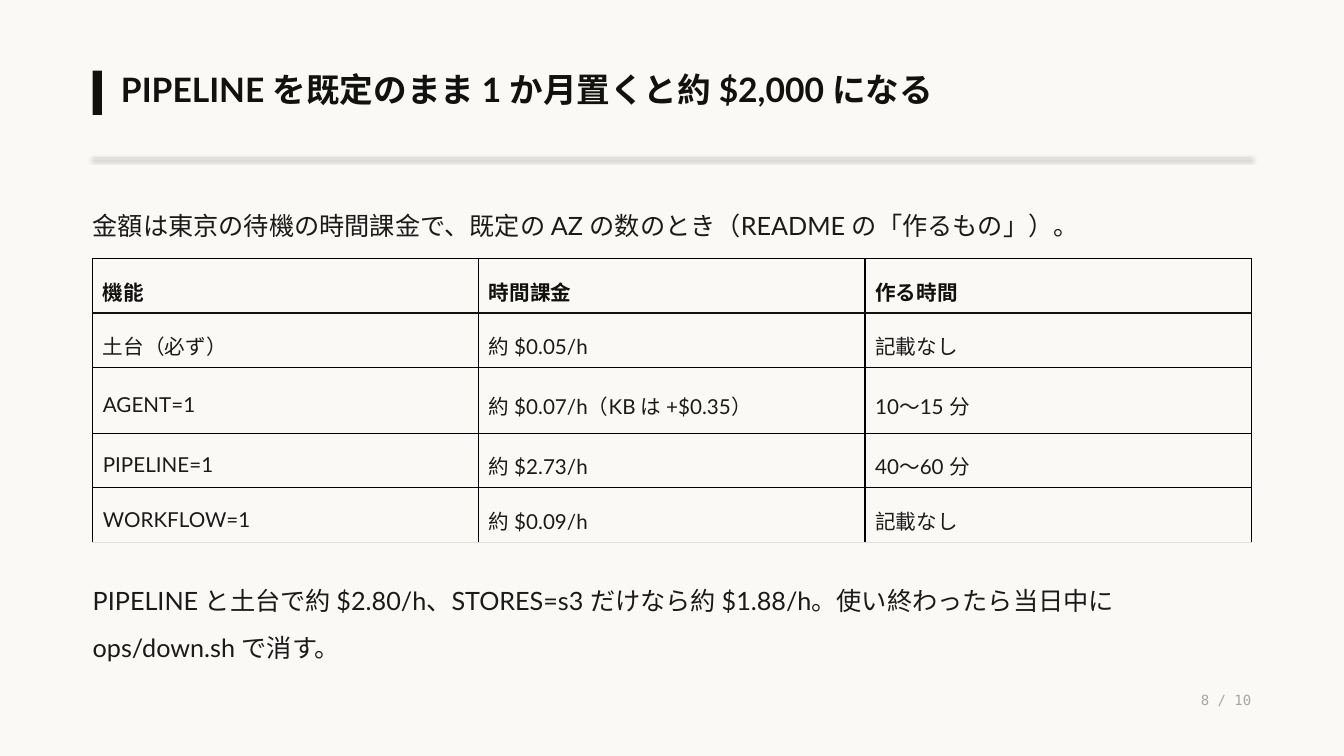
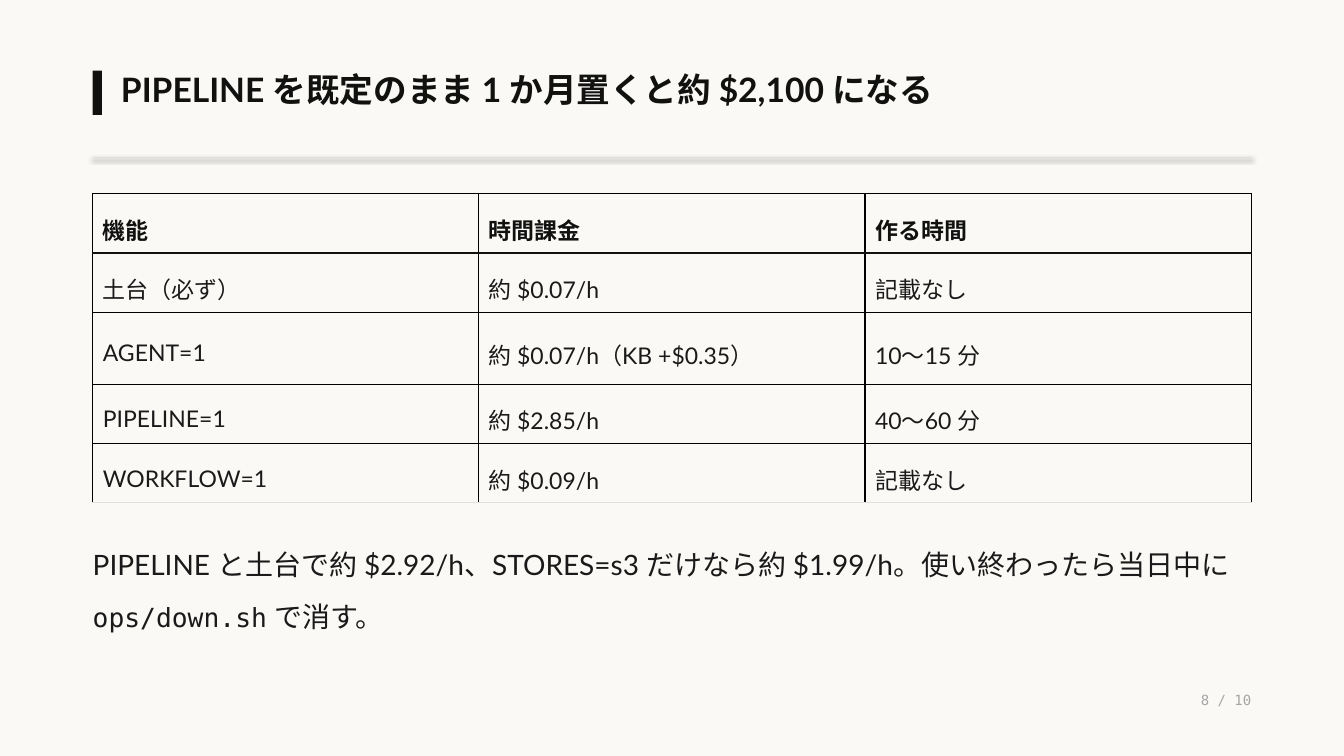
Before and after one commit to eddie-eights/nwc-poc, a slide deck: slide 8 of docs/architecture-managed.pptx. Drawn at 1344x756 pixels with LibreOffice and Linux fonts; fonts in the diff are those of the drawing. Boxes give left, top, right and bottom in pixels: in the first picture for what was removed or moved away, otherwise in the second. Text is boxed around its words. In the diff, an @@ line names an element or a change of style, - is before the commit and + after.

```diff
--- a/docs/architecture-managed.pptx
+++ b/docs/architecture-managed.pptx
@@ text at box(121, 73, 933, 107): text changed @@
-PIPELINE を既定のまま 1 か月置くと約 $2,000 になる
+PIPELINE を既定のまま 1 か月置くと約 $2,100 になる
@@ table at box(93, 194, 1251, 503) @@
-row 2, column 2: 約 $0.05/h
+row 2, column 2: 約 $0.07/h
-row 3, column 2: 約 $0.07/h（KB は +$0.35）
+row 3, column 2: 約 $0.07/h（KB +$0.35）
-row 4, column 2: 約 $2.73/h
+row 4, column 2: 約 $2.85/h
@@ size 14.8 to 16.4 pt in "機能", "時間課金", "作る時間", "土台（必ず）" and 8 more places @@
@@ table: place and size @@
-table at box(93, 259, 1251, 542)
+table at box(93, 194, 1251, 503)
@@ text removed at box(93, 213, 1079, 238) @@
-金額は東京の待機の時間課金で、既定の AZ の数のとき（README の「作るもの」）。
@@ text at box(93, 551, 1230, 633): text changed; size 18 to 20 pt @@
-PIPELINE と土台で約 $2.80/h、STORES=s3 だけなら約 $1.88/h。使い終わったら当日中に ops/down.sh で消す。
+PIPELINE と土台で約 $2.92/h、STORES=s3 だけなら約 $1.99/h。使い終わったら当日中に ops/down.sh で消す。
```
Also in this commit, not shown: 9 other slides changed, 1 other file.
